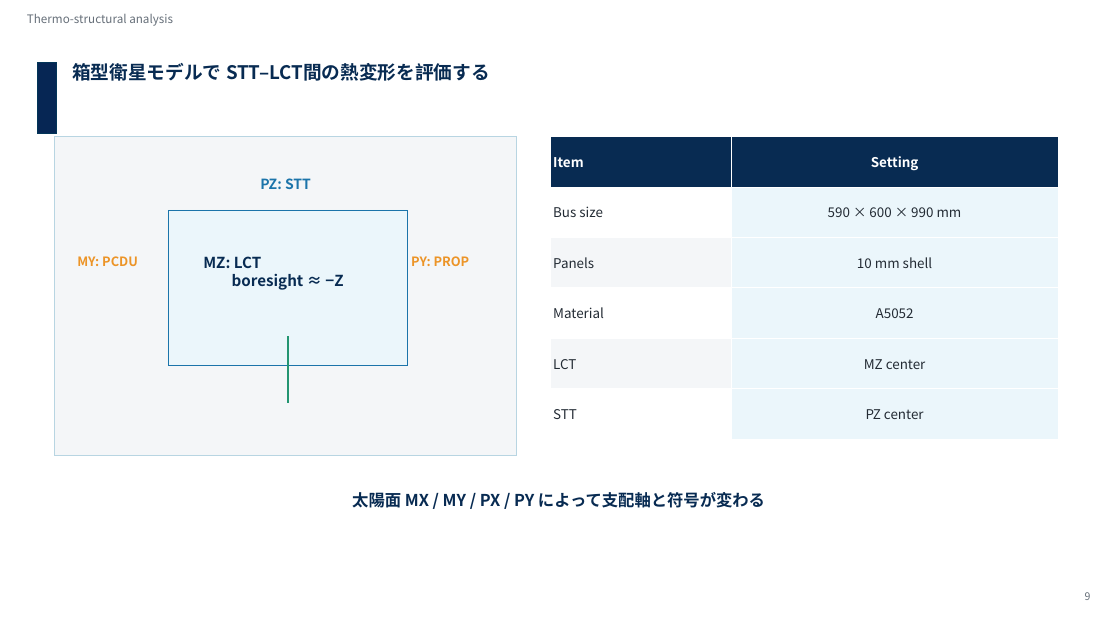
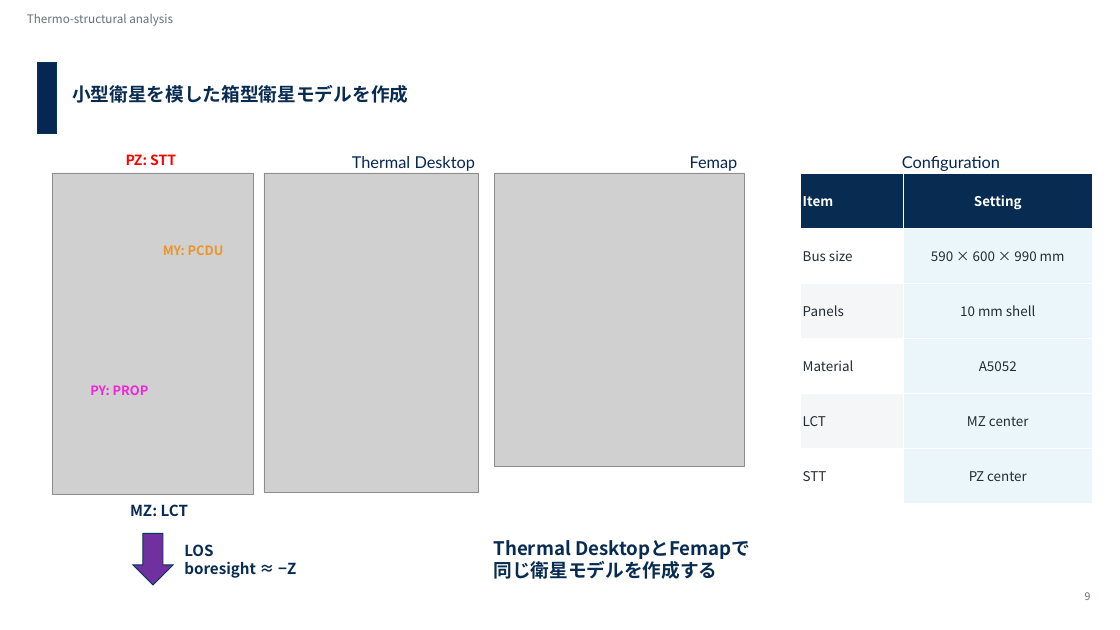
Before and after one commit to Hideki-1029/thermal-deformation-optcomm, a slide deck: slide 8 of papers/seminar/20260721_optcommrg_takamoto_v3_issl.pptx (slide 9 before the commit). Drawn at 1120x630 pixels with LibreOffice and Linux fonts; fonts in the diff are those of the drawing; grey boxes stand for pictures; background and template pictures are left out. Boxes give left, top, right and bottom in pixels: in the first picture for what was removed or moved away, otherwise in the second. Text is boxed around its words. In the diff, an @@ line names an element or a change of style, - is before the commit and + after.

```diff
--- a/papers/seminar/20260721_optcommrg_takamoto_v3_issl.pptx
+++ b/papers/seminar/20260721_optcommrg_takamoto_v3_issl.pptx
@@ text at box(72, 85, 408, 103): text changed @@
-箱型衛星モデルで STT–LCT間の熱変形を評価する
+小型衛星を模した箱型衛星モデルを作成
@@ rectangle removed at box(55, 137, 517, 456) @@
@@ picture added at box(53, 173, 254, 494) @@
@@ text "PZ: STT": place and size @@
-text "PZ: STT" at box(260, 178, 311, 189)
+text "PZ: STT" at box(126, 154, 176, 166)
@@ text "PZ: STT" at box(126, 154, 176, 166): text colour #1B74AA to #FF0000 @@
@@ picture added at box(264, 173, 478, 492) @@
@@ text added at box(352, 156, 475, 171), 28 pt, text #062654 @@
+Thermal Desktop
@@ picture added at box(495, 173, 744, 467) @@
@@ text added at box(690, 156, 738, 171), 28 pt, text #062654 @@
+Femap
@@ table: place and size @@
-table at box(550, 137, 1059, 439)
+table at box(800, 173, 1092, 504)
@@ text added at box(902, 156, 1000, 171), 28 pt, text #062654 @@
+Configuration
@@ rectangle removed at box(168, 210, 408, 365) @@
@@ text "MY: PCDU": place and size @@
-text "MY: PCDU" at box(77, 256, 138, 266)
+text "MY: PCDU" at box(163, 245, 224, 255)
@@ line removed from (288, 336) to (288, 403) @@
@@ text "PY: PROP": place and size @@
-text "PY: PROP" at box(411, 256, 470, 266)
+text "PY: PROP" at box(90, 385, 149, 395)
@@ text "PY: PROP" at box(90, 385, 149, 395): text colour #EC9427 to #EF25D7 @@
@@ text at box(130, 504, 188, 516): text changed @@
-MZ: LCT
-boresight ≈ −Z
+MZ: LCT
@@ down arrow added at box(133, 534, 173, 585), fill #7030A0, outline #033659 1.5 pt @@
@@ text added at box(184, 544, 296, 578), 26 pt, text #082B52, bold @@
+LOS
+boresight ≈ −Z
@@ text at box(493, 540, 750, 579): text changed; size 28 to 32 pt @@
-太陽面 MX / MY / PX / PY によって支配軸と符号が変わる
+Thermal DesktopとFemapで
+同じ衛星モデルを作成する
```
Also in this commit, not shown: 12 other slides changed, 2 slides added, 3 slides removed, 1 other file.
